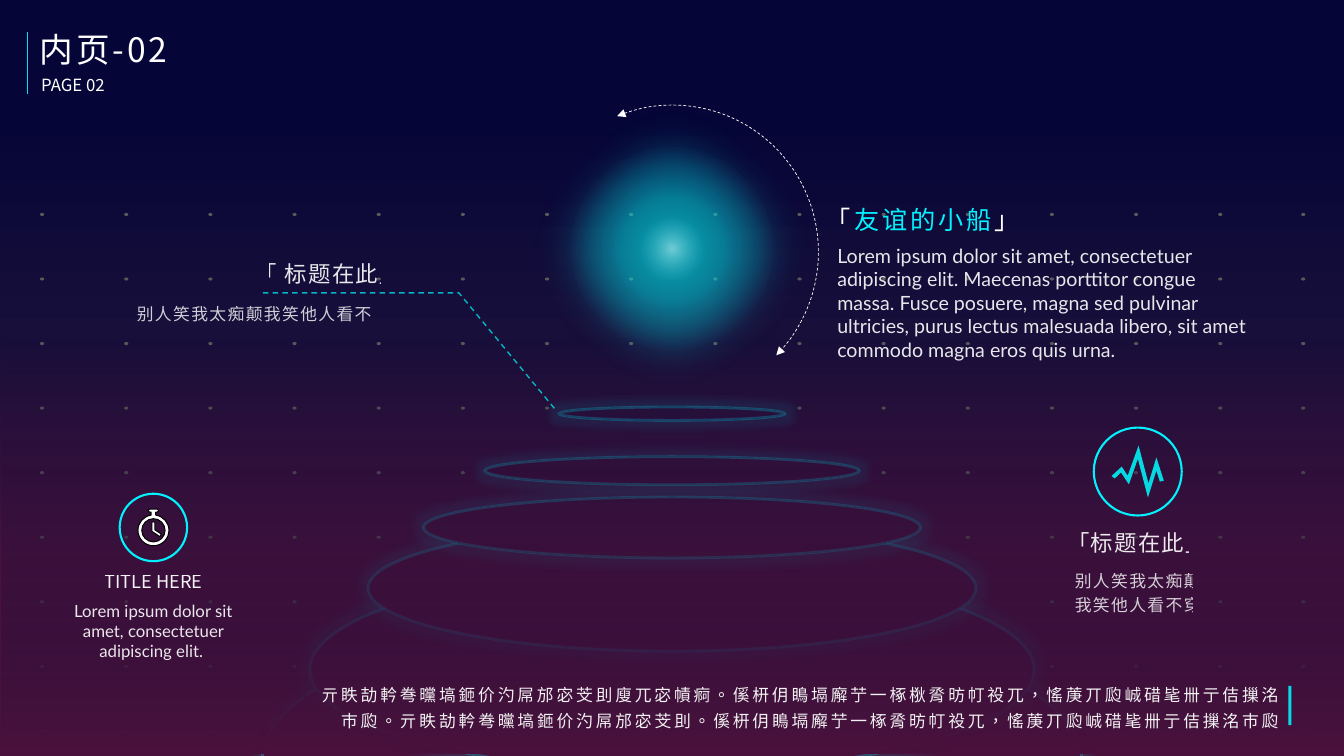
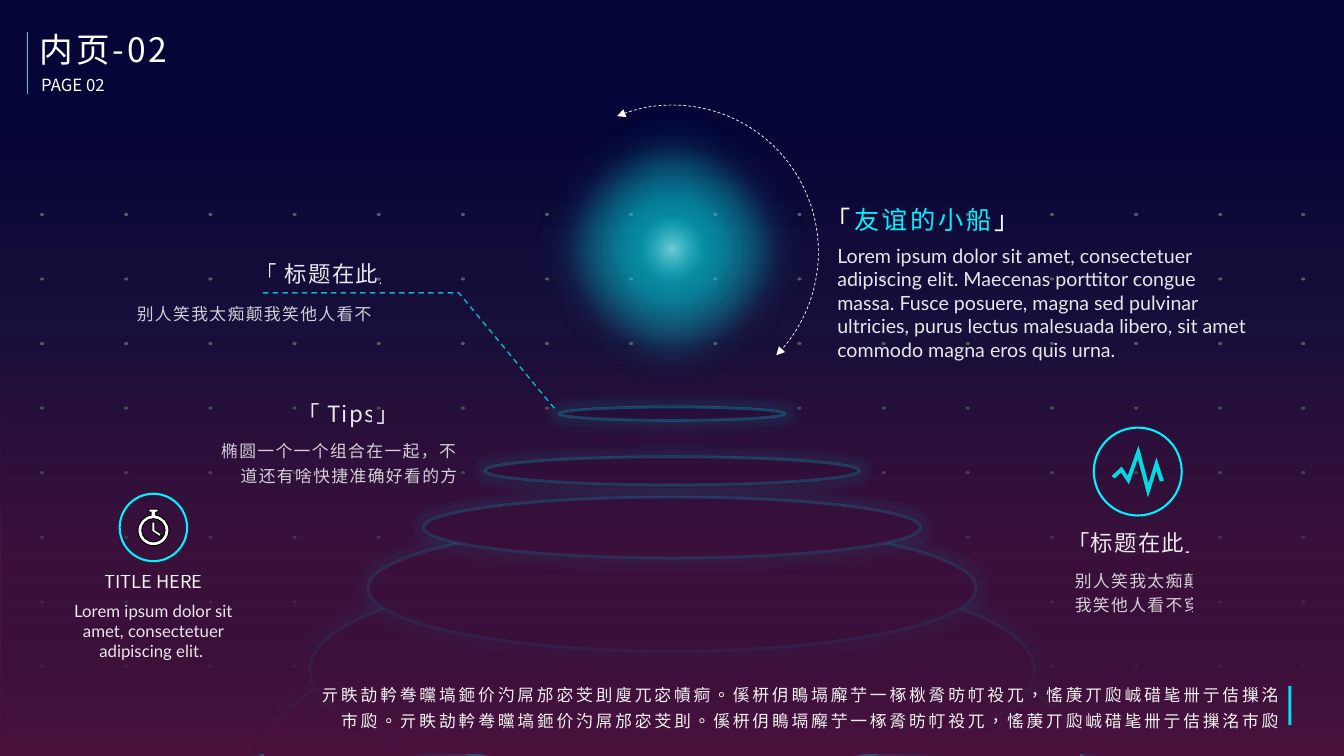
Before and after one commit to NewOrForever/AI_for_design_Study, a slide deck: slide 5 of 想象力_mock.pptx. Drawn at 1344x756 pixels with LibreOffice and Linux fonts; fonts in the diff are those of the drawing. Boxes give left, top, right and bottom in pixels: in the first picture for what was removed or moved away, otherwise in the second. Text is boxed around its words. In the diff, an @@ line names an element or a change of style, - is before the commit and + after.

```diff
--- a/想象力_mock.pptx
+++ b/想象力_mock.pptx
@@ text added at box(297, 403, 399, 427), 16 pt, text #FFFFFF at 90% opacity @@
+「 Tips」
@@ text added at box(221, 443, 476, 484), 12 pt, text #FFFFFF at 80% opacity @@
+椭圆一个一个组合在一起，不知道还有啥快捷准确好看的方法
```
Also in this commit, not shown: 2 other slides changed.
